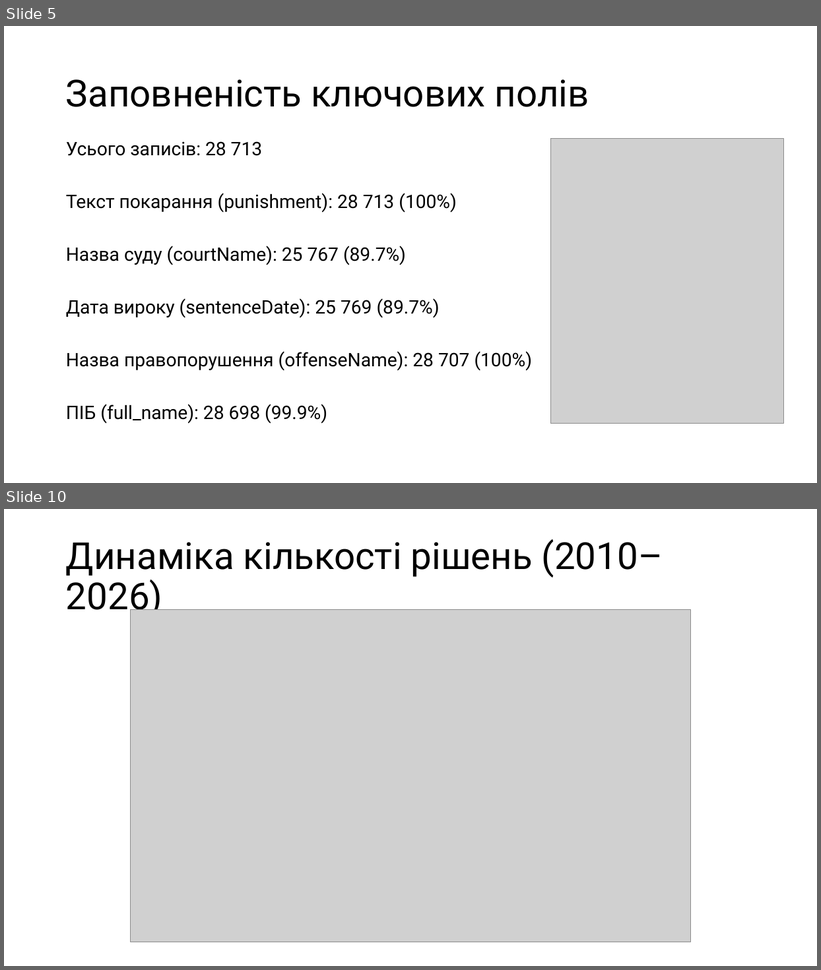
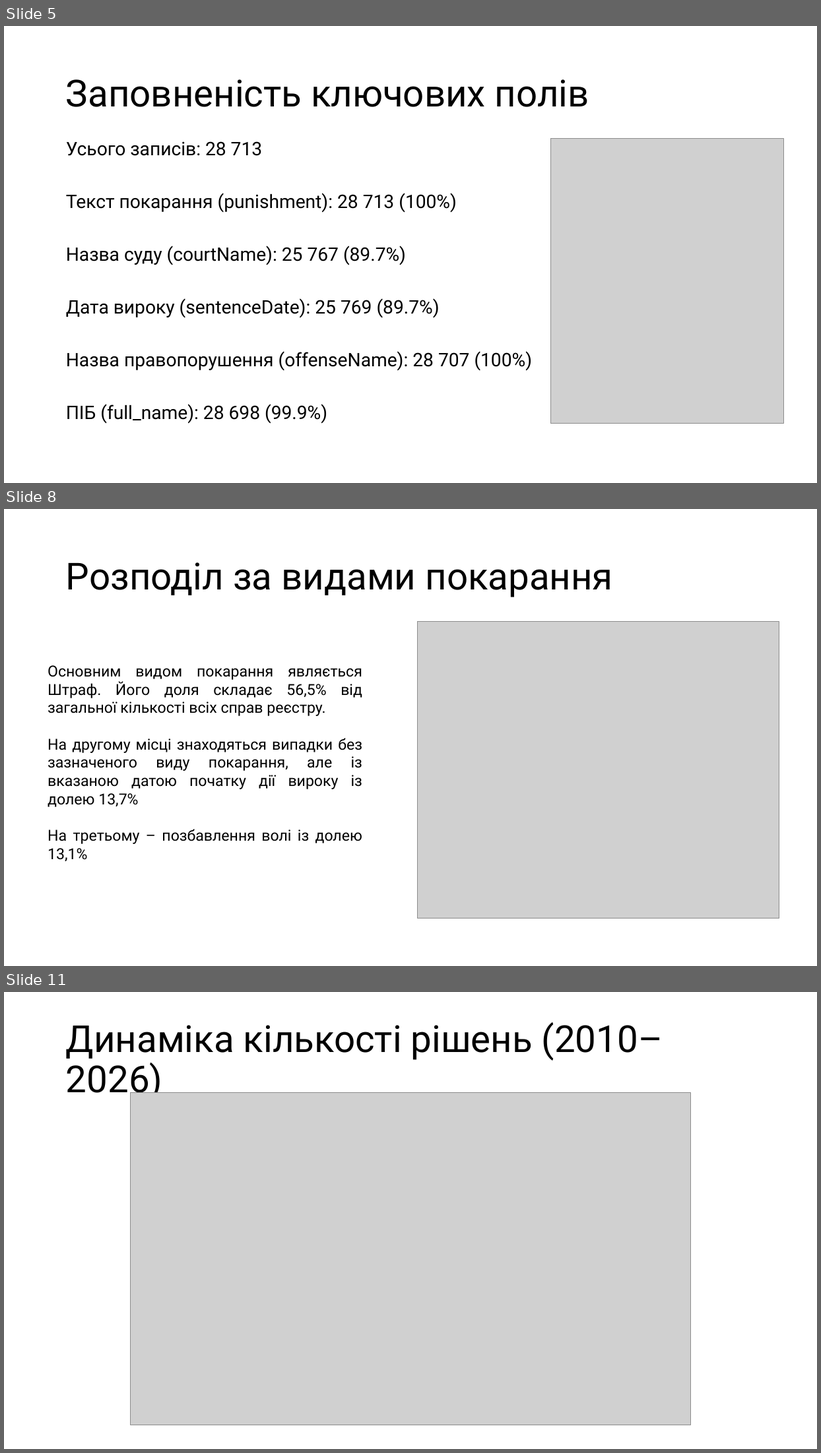
Before and after one commit to foffpls/Corrupt_Info_Bot, a slide deck: EDA реєстру корупційних правопорушень НАЗК.pptx. Shown one above the other, each under a label of ours: slides 5 and 10 before the commit, slides 5, 8 and 11 after it; the slides between them are not shown. The pictures are 821x970 and 821x1453 pixels, drawn with LibreOffice and Linux fonts; fonts in the diff are those of the drawing; grey boxes stand for pictures. Boxes give left, top, right and bottom in pixels: in the first picture for what was removed or moved away, otherwise in the second. Text is boxed around its words. In the diff, an @@ line names an element or a change of style, - is before the commit and + after.

```diff
--- a/EDA реєстру корупційних правопорушень НАЗК.pptx
+++ b/EDA реєстру корупційних правопорушень НАЗК.pptx
@@ slide 8 added at box(4, 509, 817, 966), background #FFFFFF @@
@@ title added at box(66, 562, 613, 597), 44 pt, text #000000 @@
+Розподіл за видами покарання
@@ picture added at box(418, 622, 780, 919) @@
@@ text added at box(48, 665, 362, 861), 18 pt, text #000000 @@
+Основним видом покарання являється Штраф. Його доля складає 56,5% від загальної кількості всіх справ реєстру.
+На другому місці знаходяться випадки без зазначеного виду покарання, але із вказаною датою початку дії вироку із долею 13,7%
+На третьому – позбавлення волі із долею 13,1%
@@ what was slide 10 is now slide 11 @@
```
Also in this commit, not shown: 5 slides changed, 2 other files.
